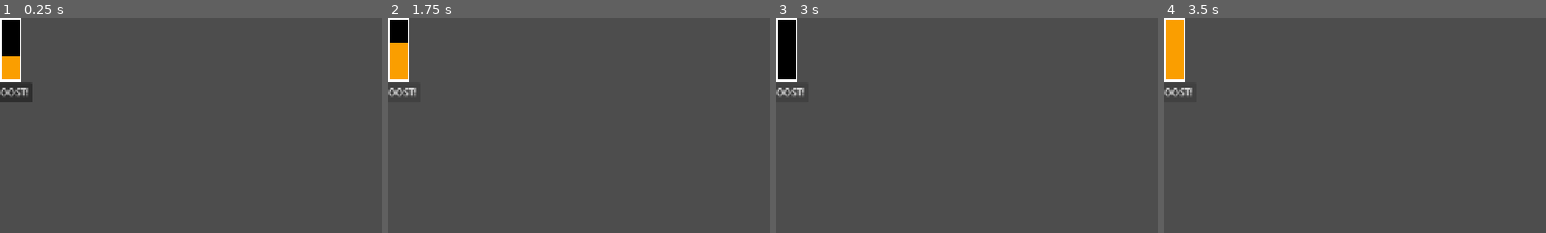
Above: before the commit, frames 1-4 (left to right).
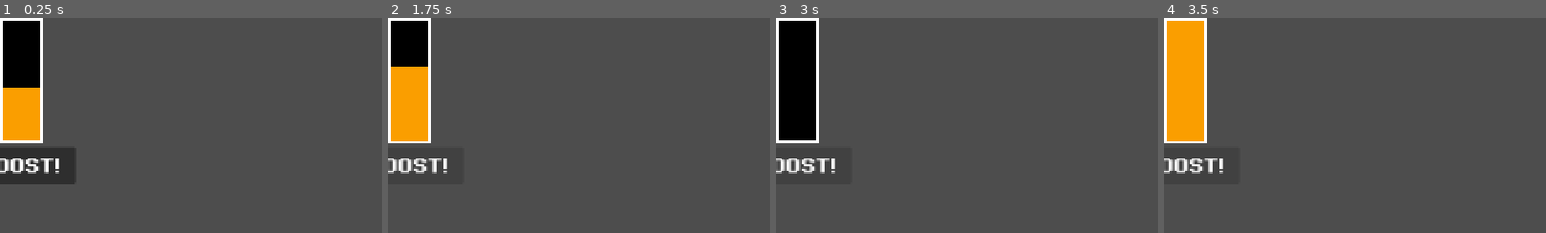
Above: after the commit, the same moments.

Repository: DuneRanger/Very-Serious-GameJam-2026
Game: Godot game, scene res://scenes/game/game_scene/boost_bar/boost_bar.tscn
The game is run twice, just before and just after one commit, with the same random seed, the same clock (stepped at 60 frames per second) and the same inputs. This scene is started directly instead of the project's main scene.
Inputs:
- Up to frame 1 (0.25 s): no input
- Up to frame 2 (1.75 s): click "BOOST!" at 0.5 s; click "BOOST!" at 1.25 s
- Up to frame 3 (3 s): click "BOOST!" at 2 s
- Up to frame 4 (3.5 s): no input
The pictures show only the part of the screen within x 0-50%, y 0-50%; the shares and areas given below are measured in that part.

The runs differ from the first frame. In frame 1, 8.8% of the frame differs, in the area x 0-20%, y 0-78%; in frame 2, 6.3%; in frame 3, 5.8%; in frame 4, 5.8%.

Commit message:
Modified boost bar (again)

Diff:
--- a/scenes/game/game_scene/boost_bar/boost_bar.gd
+++ b/scenes/game/game_scene/boost_bar/boost_bar.gd
@@ -3,6 +3,6 @@
 var boost_modifier
 @onready var boost_indicator: ColorRect = $bar/outer/inner/boost_indicator
 
-func _on_boost_bar_button_pressed() -> void:
+func _on_button_pressed() -> void:
 	boost_modifier = boost_indicator.scale.y
 	print(boost_modifier)
--- a/scenes/game/game_scene/boost_bar/boost_bar.tscn
+++ b/scenes/game/game_scene/boost_bar/boost_bar.tscn
@@ -1,6 +1,7 @@
 [gd_scene format=3 uid="uid://bt8dbkjq4nc07"]
 
 [ext_resource type="Script" uid="uid://bunvqjvj7wk3c" path="res://scenes/game/game_scene/boost_bar/boost_bar.gd" id="1_jkqmw"]
+[ext_resource type="FontFile" uid="uid://d0mkojug0pvql" path="res://assets/fonts/PixeloidSans-Bold.otf" id="2_dkw5f"]
 
 [sub_resource type="Animation" id="Animation_kbc8h"]
 length = 0.001
@@ -28,7 +29,7 @@
 tracks/0/loop_wrap = true
 tracks/0/keys = {
 "times": PackedFloat32Array(0, 0.5, 1),
-"transitions": PackedFloat32Array(1.4, 1.4, 1.4),
+"transitions": PackedFloat32Array(1.2, 1.4, 1.2),
 "update": 0,
 "values": [Vector2(1, 1e-05), Vector2(1, 1), Vector2(1, 1e-05)]
 }
@@ -42,24 +43,37 @@
 [node name="boost_bar" type="Node2D" unique_id=917300306]
 script = ExtResource("1_jkqmw")
 
-[node name="bar" type="Node" parent="." unique_id=1621476095]
+[node name="bar" type="Control" parent="." unique_id=2100949832]
+layout_mode = 3
+anchors_preset = 0
+offset_left = -62.0
+offset_top = -12.0
+offset_right = 30.0
+offset_bottom = 144.0
+scale = Vector2(2, 2)
 
 [node name="outer" type="ColorRect" parent="bar" unique_id=1851246824]
+layout_mode = 1
 anchors_preset = -1
 anchor_left = 0.4984375
 anchor_top = 0.49722221
 anchor_right = 0.5015625
 anchor_bottom = 0.50277776
-offset_left = -640.0
-offset_top = -360.0
-offset_right = -605.0
-offset_bottom = -256.0
+offset_left = -14.856251
+offset_top = -71.566666
+offset_right = 20.143726
+offset_bottom = 32.433342
 grow_horizontal = 2
 grow_vertical = 2
 metadata/_edit_use_anchors_ = true
 
 [node name="inner" type="ColorRect" parent="bar/outer" unique_id=7062749]
-layout_mode = 0
+layout_mode = 1
+anchors_preset = -1
+anchor_left = -0.056677334
+anchor_top = -0.019071836
+anchor_right = -0.056677334
+anchor_bottom = -0.019071836
 offset_left = 4.0
 offset_top = 4.0
 offset_right = 35.0
@@ -82,12 +96,14 @@
 libraries/ = SubResource("AnimationLibrary_i8rw3")
 autoplay = &"boost_bar_anim"
 
-[node name="boost_bar_button" type="Button" parent="." unique_id=165245328]
-offset_left = -18.0
-offset_top = 108.0
-offset_right = 54.0
-offset_bottom = 141.0
+[node name="Button" type="Button" parent="." unique_id=67256365]
+offset_left = -56.0
+offset_top = 216.0
+offset_right = 127.0
+offset_bottom = 278.0
+theme_override_colors/font_color = Color(1, 1, 1, 1)
+theme_override_fonts/font = ExtResource("2_dkw5f")
+theme_override_font_sizes/font_size = 32
 text = "BOOST!"
-metadata/_edit_use_anchors_ = true
 
-[connection signal="pressed" from="boost_bar_button" to="." method="_on_boost_bar_button_pressed"]
+[connection signal="pressed" from="Button" to="." method="_on_button_pressed"]
--- a/scenes/game/game_scene/game_scene.tscn
+++ b/scenes/game/game_scene/game_scene.tscn
@@ -29,10 +29,10 @@
 color = Color(0.19744167, 0.43, 0.17630002, 1)
 
 [node name="TestLabel" type="Label" parent="." unique_id=1877186703]
-offset_left = -607.0
-offset_top = -335.0
-offset_right = -358.0
-offset_bottom = -224.0
+offset_left = -609.0
+offset_top = -333.0
+offset_right = -310.0
+offset_bottom = -222.0
 theme_override_colors/font_color = Color(1, 1, 1, 1)
 theme_override_font_sizes/font_size = 16
 text = "This is a test"
